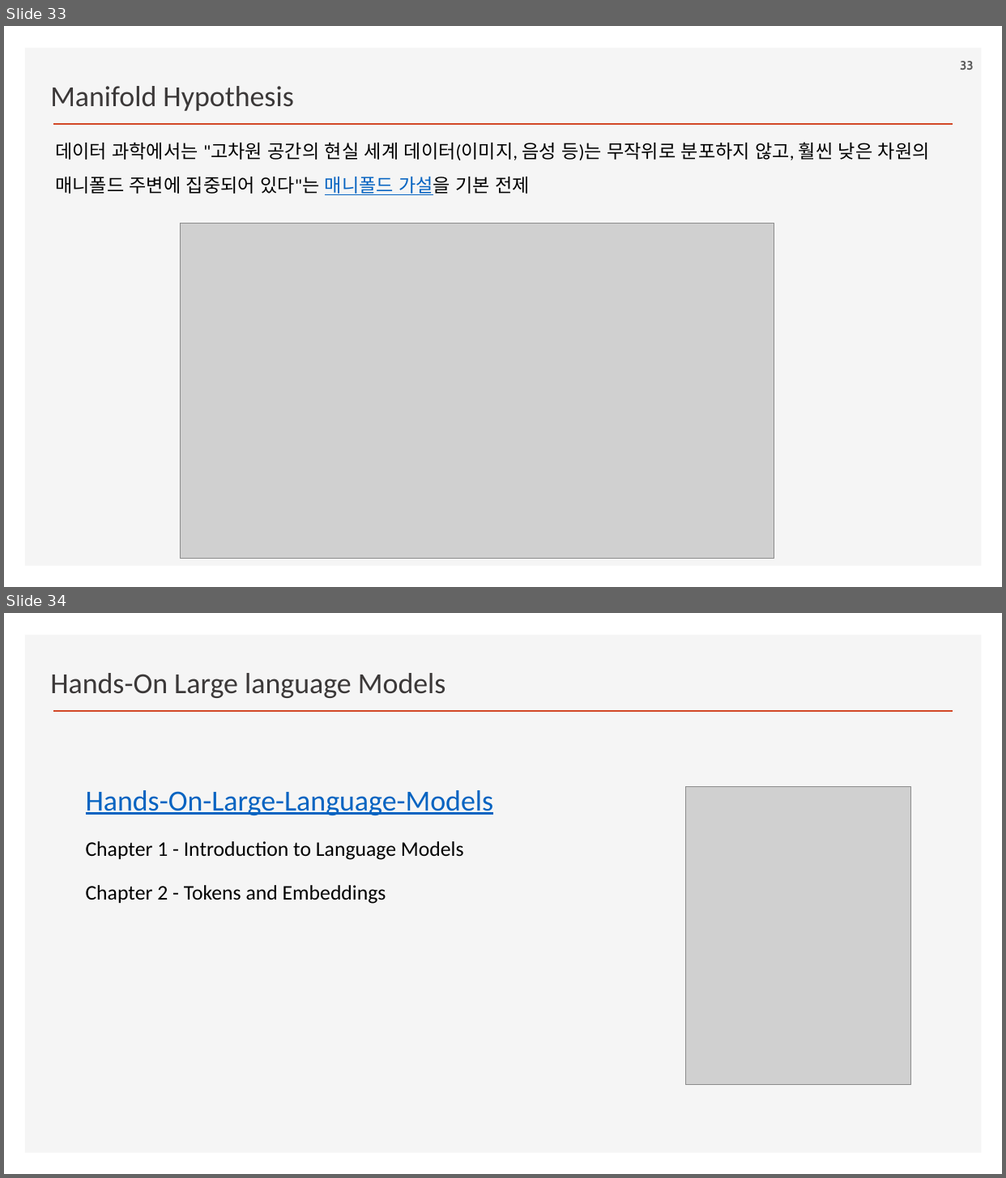
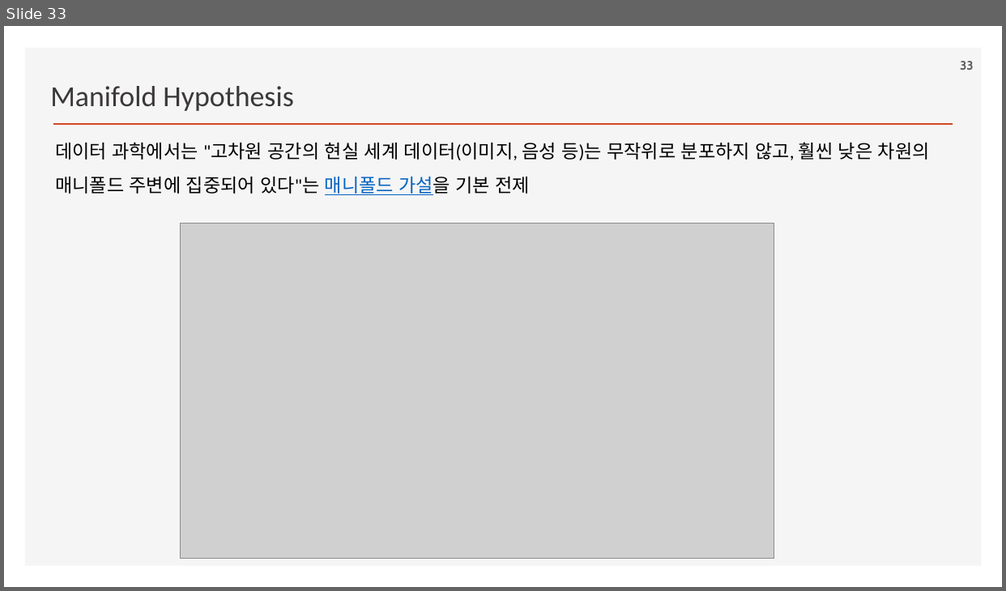
Before and after one commit to ancestor9/2026_Fall_Generative-Deep-Learning, a slide deck: Chapter 01 Generative Deep Learning.pptx. Shown one above the other, each under a label of ours: slides 33 and 34 before the commit, slide 33 after it. The pictures are 1006x1178 and 1006x591 pixels, drawn with LibreOffice and Linux fonts; fonts in the diff are those of the drawing; grey boxes stand for pictures; background and template pictures are left out. Boxes give left, top, right and bottom in pixels: in the first picture for what was removed or moved away, otherwise in the second. Text is boxed around its words. In the diff, an @@ line names an element or a change of style, - is before the commit and + after.

```diff
--- a/Chapter 01 Generative Deep Learning.pptx
+++ b/Chapter 01 Generative Deep Learning.pptx
@@ slide 34 removed at (x1=4, y1=613, x2=1002, y2=1174), background #FFFFFF; not listed: 2 template elements that a slide beside it also shows @@
@@ text removed at (x1=50, y1=673, x2=446, y2=698) @@
-Hands-On Large language Models
@@ text removed at (x1=86, y1=790, x2=494, y2=904) @@
-Hands-On-Large-Language-Models
-Chapter 1 - Introduction to Language Models
-Chapter 2 - Tokens and Embeddings
@@ picture removed at (x1=686, y1=787, x2=911, y2=1085) @@
```
Also in this commit, not shown: 1 other slide removed, 1 other file.
